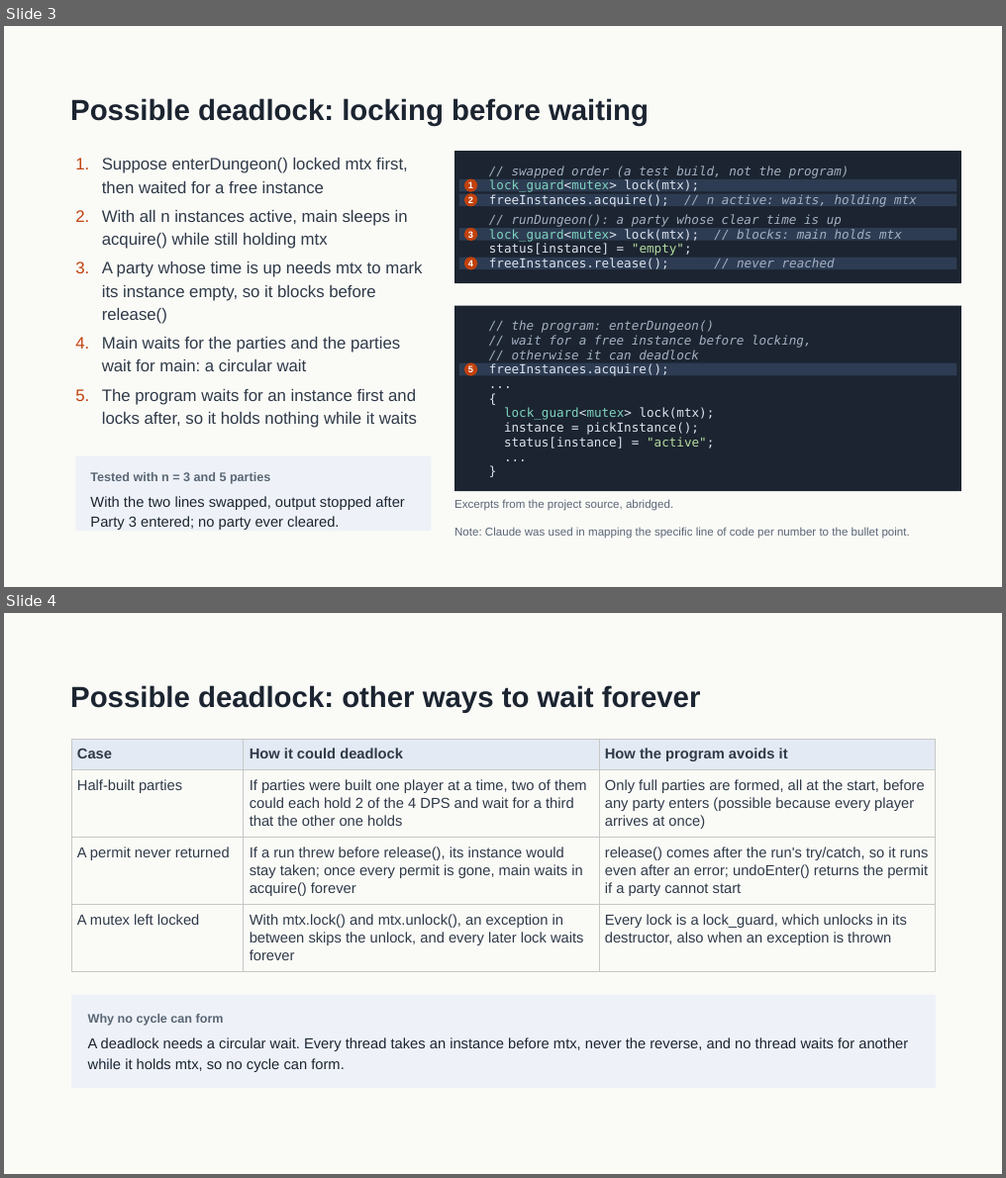
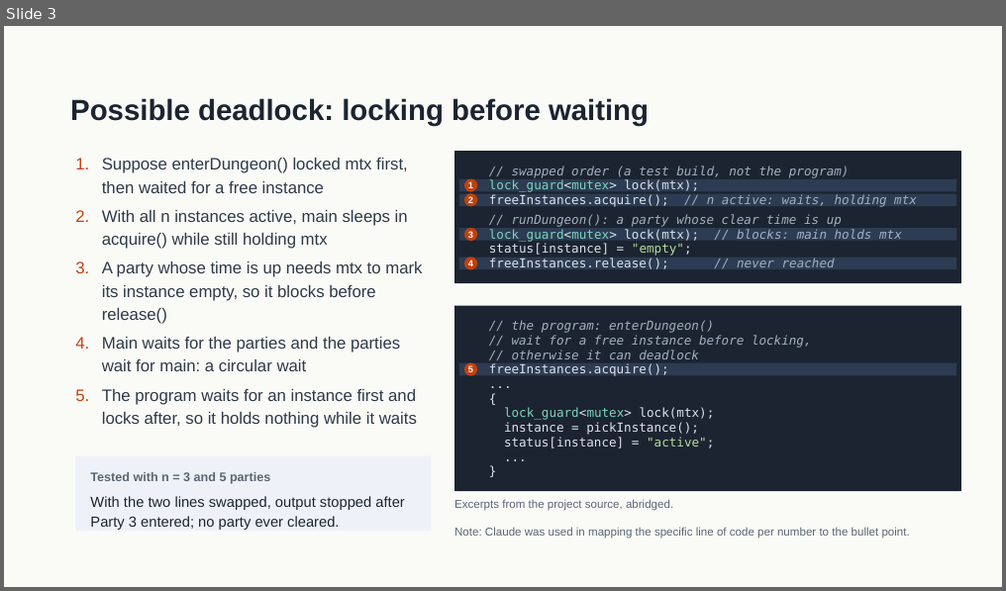
Before and after one commit to ClarenceAng/STDISCM, a slide deck: GroupSynchronization/Group Synchronization Analysis.pptx. Shown one above the other, each under a label of ours: slides 3 and 4 before the commit, slide 3 after it. The pictures are 1006x1178 and 1006x591 pixels, drawn with LibreOffice and Linux fonts; fonts in the diff are those of the drawing. Boxes give left, top, right and bottom in pixels: in the first picture for what was removed or moved away, otherwise in the second. Text is boxed around its words. In the diff, an @@ line names an element or a change of style, - is before the commit and + after.

```diff
--- a/GroupSynchronization/Group Synchronization Analysis.pptx
+++ b/GroupSynchronization/Group Synchronization Analysis.pptx
@@ slide 4 removed at bbox=[4, 613, 1002, 1174], background #FAFAF7 @@
@@ title removed at bbox=[70, 685, 701, 713] @@
-Possible deadlock: other ways to wait forever
@@ table removed at bbox=[71, 739, 936, 972], 4 rows, 3 columns @@
-Case | How it could deadlock | How the program avoids it
-Half-built parties | If parties were built one player at a time, two of them could each hold 2 of the 4 DPS and wait for a third that the other one holds | Only full parties are formed, all at the start, before any party enters (possible because every player arrives at once)
-A permit never returned | If a run threw before release(), its instance would stay taken; once every permit is gone, main waits in acquire() forever | release() comes after the run's try/catch, so it runs even after an error; undoEnter() returns the permit if a party cannot start
-A mutex left locked | With mtx.lock() and mtx.unlock(), an exception in between skips the unlock, and every later lock waits forever | Every lock is a lock_guard, which unlocks in its destructor, also when an exception is thrown
@@ rectangle removed at bbox=[71, 995, 936, 1088] @@
@@ text removed at bbox=[88, 1014, 908, 1072] @@
-Why no cycle can form
-A deadlock needs a circular wait. Every thread takes an instance before mtx, never the reverse, and no thread waits for another while it holds mtx, so no cycle can form.
```
Also in this commit, not shown: 5 slides changed.
